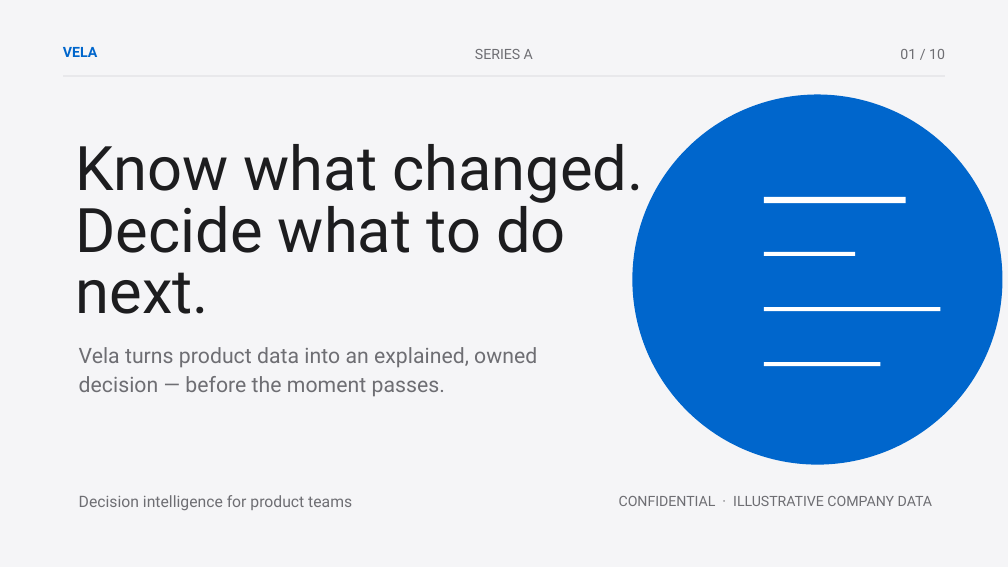
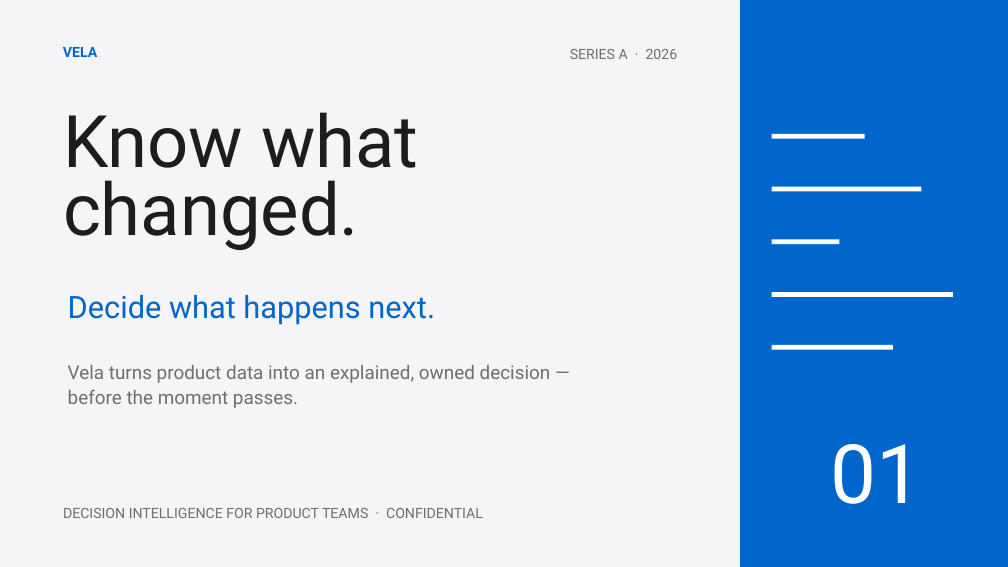
Before and after one commit to sjquant/quickthumb, a slide deck: slide 1 of examples/investor_deck.pptx. Drawn at 1008x567 pixels with LibreOffice and Linux fonts; fonts in the diff are those of the drawing. Boxes give left, top, right and bottom in pixels: in the first picture for what was removed or moved away, otherwise in the second. Text is boxed around its words. In the diff, an @@ line names an element or a change of style, - is before the commit and + after.

```diff
--- a/examples/investor_deck.pptx
+++ b/examples/investor_deck.pptx
@@ rectangle added at box(740, 0, 1008, 567), fill #0066CC @@
@@ text at box(570, 49, 678, 59): text changed @@
-SERIES A
+SERIES A · 2026
@@ rectangle removed at box(63, 76, 945, 76) @@
@@ text at box(63, 112, 418, 250): text changed; size 58.5 to 69 pt @@
-Know what changed.
-Decide what to do
-next.
+Know what
+changed.
@@ ellipse removed at box(632, 95, 1003, 465) @@
@@ rectangle added at box(772, 134, 865, 138), fill #FFFFFF @@
@@ rectangle: place and size @@
-rectangle at box(764, 197, 906, 203)
+rectangle at box(772, 187, 922, 191)
@@ rectangle: place and size @@
-rectangle at box(764, 252, 855, 256)
+rectangle at box(772, 240, 840, 244)
@@ text added at box(68, 295, 435, 325), 29.2 pt, text #0066CC @@
+Decide what happens next.
@@ rectangle: place and size @@
-rectangle at box(764, 307, 940, 311)
+rectangle at box(772, 292, 954, 296)
@@ rectangle: place and size @@
-rectangle at box(764, 362, 880, 366)
+rectangle at box(772, 345, 893, 349)
@@ text at box(68, 365, 551, 408): text changed; size 20.2 to 18 pt @@
-Vela turns product data into an explained, owned
-decision — before the moment passes.
+Vela turns product data into an explained, owned decision —
+before the moment passes.
@@ text at box(831, 444, 923, 504): text changed; size 13.5 to 78 pt; text colour #6E6E73 to #FFFFFF @@
-01 / 10
+01
@@ text at box(63, 508, 483, 518): text changed; size 15 to 13.5 pt @@
-Decision intelligence for product teams
+DECISION INTELLIGENCE FOR PRODUCT TEAMS · CONFIDENTIAL
@@ text removed at box(619, 496, 933, 506) @@
-CONFIDENTIAL · ILLUSTRATIVE COMPANY DATA
```
Also in this commit, not shown: 7 other slides changed, 3 other files.
